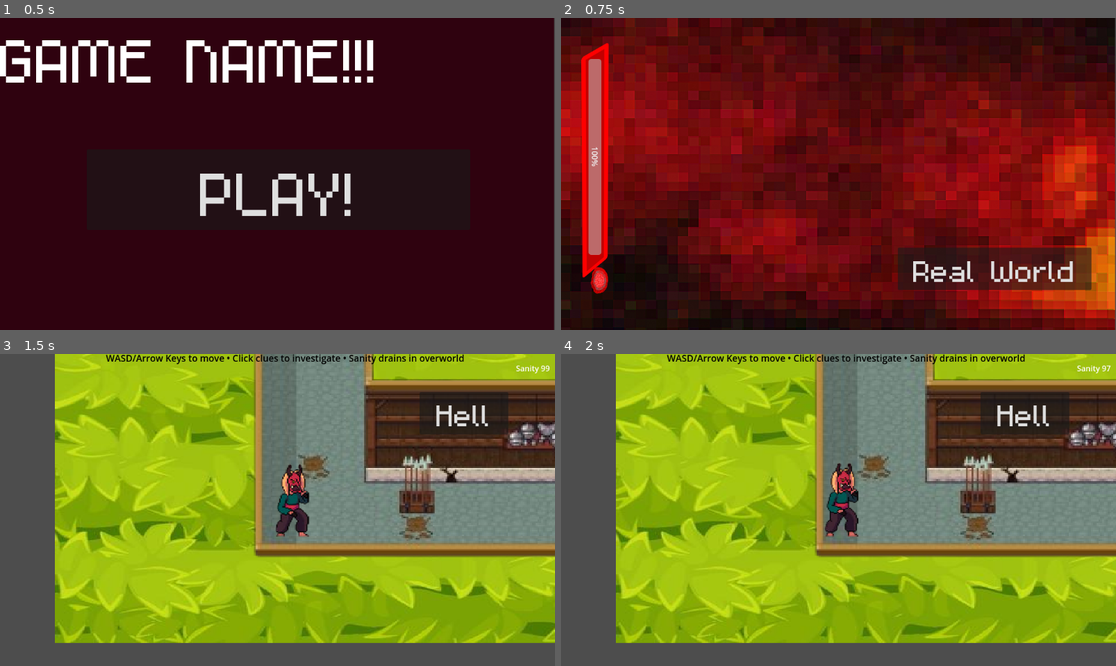
Above: before the commit, frames 1-4 (two rows, left to right).
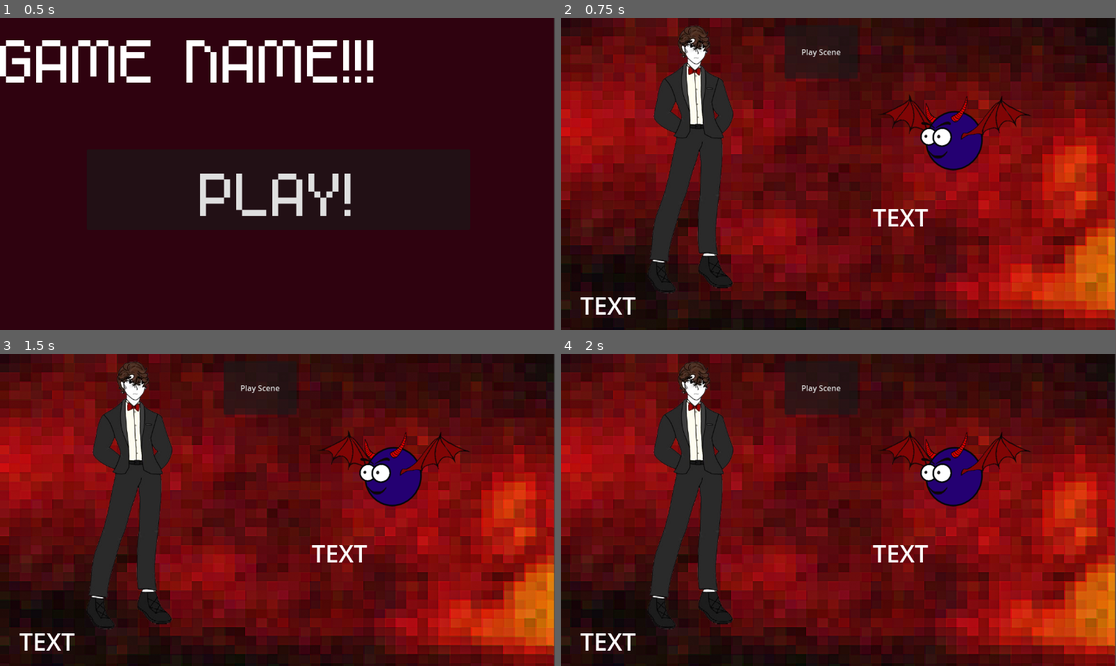
Above: after the commit, the same moments.

Repository: ShauryaVatsal/DaydreamGamejam
Game: Godot game, scene res://scenes/StartMenu.tscn
Two runs of this game, one before a commit and one after it. Both use one fixed random seed, a clock stepped at 60 frames per second and the inputs below.
Inputs (mouse positions are in pixels of both pictures, inside the frame that each line leads up to):
- Up to frame 1 (0.5 s): no input
- Up to frame 2 (0.75 s): click "PLAY!" at 0.5 s
- Up to frame 3 (1.5 s): click (432, 603) at 1.25 s, where only the run before the commit has a clickable "Real World"
- Up to frame 4 (2 s): no input

Frame 1 is identical in both runs. In frame 2, 19% of the frame differs, in the area x 3-96%, y 2-96%; in frame 3, 99%; in frame 4, 99%, in the area x 0-100%, y 0-100%.

Commit message:
did some more stuff yippee

Diff:
--- a/scenes/MainGame.tscn
+++ b/scenes/MainGame.tscn
@@ -1,13 +1,14 @@
-[gd_scene load_steps=58 format=3 uid="uid://ce7o6w3i6dmq2"]
+[gd_scene load_steps=39 format=3 uid="uid://ce7o6w3i6dmq2"]
 
 [ext_resource type="Script" uid="uid://cqrm4gnlqlgtl" path="res://scenes/sanity_label.gd" id="1_7f7ne"]
 [ext_resource type="Script" path="res://scenes/player.gd" id="1_t4bxf"]
 [ext_resource type="Texture2D" uid="uid://cwwqr6mv43s3r" path="res://assets/29a39f6d55f61dc9bd058ff5954629d8914ee249-removebg-preview.png" id="2_xej52"]
 [ext_resource type="Script" uid="uid://dh3t23mtam271" path="res://scenes/rooms.gd" id="3_1hpqh"]
 [ext_resource type="Texture2D" uid="uid://cb20rnhvc1spg" path="res://assets/seamless-texture-cartoon-grass-green-plants-pattern-for-wallpaper-illustration-backdrop-organic-background-for-the-game-gui-vector.jpg" id="3_t4bxf"]
-[ext_resource type="Texture2D" uid="uid://bbxt8gsj8kn8i" path="res://assets/flippedghots.png" id="3_x628s"]
-[ext_resource type="Texture2D" uid="uid://b83887wtw8y1t" path="res://assets/Free-Ghost-Pixel-Art-Sprite-Sheets2-Photoroom.png" id="4_x628s"]
+[ext_resource type="Texture2D" uid="uid://bomhsbkik2yjj" path="res://assets/neutral-removebg-preview.png" id="6_rtryj"]
+[ext_resource type="Texture2D" uid="uid://desbw88ejw1vj" path="res://assets/Walkgif-ezgif.com-gif-to-sprite-converter-removebg-preview.png" id="7_vs82q"]
 [ext_resource type="FontFile" uid="uid://bj50db75v5c4b" path="res://assets/pixelfont.ttf" id="8_7f7ne"]
+[ext_resource type="Texture2D" uid="uid://c6y25fxsj0q06" path="res://assets/Walkgif-ezgif.com-gif-to-sprite-converter-removebg-preview - Copy.png" id="8_qsiih"]
 [ext_resource type="Script" uid="uid://dgrk5xfdbttsw" path="res://scenes/worldbutton.gd" id="9_rtryj"]
 
 [sub_resource type="RectangleShape2D" id="RectangleShape2D_t4bxf"]
@@ -69,139 +70,41 @@
 [sub_resource type="RectangleShape2D" id="RectangleShape2D_r0bag"]
 size = Vector2(247, 126.5)
 
-[sub_resource type="AtlasTexture" id="AtlasTexture_7fyak"]
-atlas = ExtResource("4_x628s")
-region = Rect2(142, 0, 142, 170)
-
-[sub_resource type="AtlasTexture" id="AtlasTexture_fpdtd"]
-atlas = ExtResource("4_x628s")
-region = Rect2(284, 0, 142, 170)
-
-[sub_resource type="AtlasTexture" id="AtlasTexture_1hpqh"]
-atlas = ExtResource("4_x628s")
-region = Rect2(426, 0, 142, 170)
-
-[sub_resource type="AtlasTexture" id="AtlasTexture_7f7ne"]
-atlas = ExtResource("4_x628s")
-region = Rect2(568, 0, 142, 170)
-
-[sub_resource type="AtlasTexture" id="AtlasTexture_rtryj"]
-atlas = ExtResource("4_x628s")
-region = Rect2(710, 0, 142, 170)
-
-[sub_resource type="AtlasTexture" id="AtlasTexture_vs82q"]
-atlas = ExtResource("4_x628s")
-region = Rect2(142, 340, 142, 170)
-
-[sub_resource type="AtlasTexture" id="AtlasTexture_qsiih"]
-atlas = ExtResource("4_x628s")
-region = Rect2(284, 340, 142, 170)
-
 [sub_resource type="AtlasTexture" id="AtlasTexture_7d840"]
-atlas = ExtResource("4_x628s")
-region = Rect2(426, 340, 142, 170)
+atlas = ExtResource("7_vs82q")
+region = Rect2(0, 0, 258, 322)
 
 [sub_resource type="AtlasTexture" id="AtlasTexture_utvnp"]
-atlas = ExtResource("4_x628s")
-region = Rect2(568, 340, 142, 170)
+atlas = ExtResource("7_vs82q")
+region = Rect2(258, 0, 258, 322)
 
 [sub_resource type="AtlasTexture" id="AtlasTexture_vtnxl"]
-atlas = ExtResource("4_x628s")
-region = Rect2(710, 340, 142, 170)
+atlas = ExtResource("7_vs82q")
+region = Rect2(516, 0, 258, 322)
 
 [sub_resource type="AtlasTexture" id="AtlasTexture_16xnu"]
-atlas = ExtResource("4_x628s")
-region = Rect2(852, 340, 142, 170)
+atlas = ExtResource("8_qsiih")
+region = Rect2(516, 0, 258, 322)
 
 [sub_resource type="AtlasTexture" id="AtlasTexture_lupq4"]
-atlas = ExtResource("4_x628s")
-region = Rect2(994, 340, 142, 170)
-
-[sub_resource type="AtlasTexture" id="AtlasTexture_x628s"]
-atlas = ExtResource("4_x628s")
-region = Rect2(142, 340, 142, 170)
-
-[sub_resource type="AtlasTexture" id="AtlasTexture_jbbka"]
-atlas = ExtResource("4_x628s")
-region = Rect2(284, 340, 142, 170)
-
-[sub_resource type="AtlasTexture" id="AtlasTexture_31l0t"]
-atlas = ExtResource("4_x628s")
-region = Rect2(426, 340, 142, 170)
-
-[sub_resource type="AtlasTexture" id="AtlasTexture_nnwqk"]
-atlas = ExtResource("4_x628s")
-region = Rect2(568, 340, 142, 170)
-
-[sub_resource type="AtlasTexture" id="AtlasTexture_omf1d"]
-atlas = ExtResource("4_x628s")
-region = Rect2(710, 340, 142, 170)
-
-[sub_resource type="AtlasTexture" id="AtlasTexture_j5smc"]
-atlas = ExtResource("4_x628s")
-region = Rect2(852, 340, 142, 170)
-
-[sub_resource type="AtlasTexture" id="AtlasTexture_6oxnh"]
-atlas = ExtResource("4_x628s")
-region = Rect2(994, 340, 142, 170)
+atlas = ExtResource("8_qsiih")
+region = Rect2(258, 0, 258, 322)
 
 [sub_resource type="AtlasTexture" id="AtlasTexture_4h46e"]
-atlas = ExtResource("3_x628s")
-region = Rect2(142, 340, 142, 170)
-
-[sub_resource type="AtlasTexture" id="AtlasTexture_cf4d6"]
-atlas = ExtResource("3_x628s")
-region = Rect2(284, 340, 142, 170)
-
-[sub_resource type="AtlasTexture" id="AtlasTexture_r0bag"]
-atlas = ExtResource("3_x628s")
-region = Rect2(426, 340, 142, 170)
-
-[sub_resource type="AtlasTexture" id="AtlasTexture_hogh4"]
-atlas = ExtResource("3_x628s")
-region = Rect2(568, 340, 142, 170)
-
-[sub_resource type="AtlasTexture" id="AtlasTexture_i1eed"]
-atlas = ExtResource("3_x628s")
-region = Rect2(710, 340, 142, 170)
-
-[sub_resource type="AtlasTexture" id="AtlasTexture_av4dx"]
-atlas = ExtResource("3_x628s")
-region = Rect2(852, 340, 142, 170)
-
-[sub_resource type="AtlasTexture" id="AtlasTexture_0e2px"]
-atlas = ExtResource("3_x628s")
-region = Rect2(994, 340, 142, 170)
+atlas = ExtResource("8_qsiih")
+region = Rect2(0, 0, 258, 322)
 
 [sub_resource type="SpriteFrames" id="SpriteFrames_4h46e"]
 animations = [{
 "frames": [{
 "duration": 1.0,
-"texture": SubResource("AtlasTexture_7fyak")
-}, {
-"duration": 1.0,
-"texture": SubResource("AtlasTexture_fpdtd")
-}, {
-"duration": 1.0,
-"texture": SubResource("AtlasTexture_1hpqh")
-}, {
-"duration": 1.0,
-"texture": SubResource("AtlasTexture_7f7ne")
-}, {
-"duration": 1.0,
-"texture": SubResource("AtlasTexture_rtryj")
+"texture": ExtResource("6_rtryj")
 }],
 "loop": true,
 "name": &"Idle",
 "speed": 7.0
 }, {
 "frames": [{
-"duration": 1.0,
-"texture": SubResource("AtlasTexture_vs82q")
-}, {
-"duration": 1.0,
-"texture": SubResource("AtlasTexture_qsiih")
-}, {
 "duration": 1.0,
 "texture": SubResource("AtlasTexture_7d840")
 }, {
@@ -210,7 +113,12 @@
 }, {
 "duration": 1.0,
 "texture": SubResource("AtlasTexture_vtnxl")
+}],
+"loop": true,
+"name": &"Run",
+"speed": 8.0
 }, {
+"frames": [{
 "duration": 1.0,
 "texture": SubResource("AtlasTexture_16xnu")
 }, {
@@ -218,55 +126,11 @@
 "texture": SubResource("AtlasTexture_lupq4")
 }, {
 "duration": 1.0,
-"texture": SubResource("AtlasTexture_x628s")
-}, {
-"duration": 1.0,
-"texture": SubResource("AtlasTexture_jbbka")
-}, {
-"duration": 1.0,
-"texture": SubResource("AtlasTexture_31l0t")
-}, {
-"duration": 1.0,
-"texture": SubResource("AtlasTexture_nnwqk")
-}, {
-"duration": 1.0,
-"texture": SubResource("AtlasTexture_omf1d")
-}, {
-"duration": 1.0,
-"texture": SubResource("AtlasTexture_j5smc")
-}, {
-"duration": 1.0,
-"texture": SubResource("AtlasTexture_6oxnh")
-}],
-"loop": true,
-"name": &"Run",
-"speed": 8.0
-}, {
-"frames": [{
-"duration": 1.0,
 "texture": SubResource("AtlasTexture_4h46e")
-}, {
-"duration": 1.0,
-"texture": SubResource("AtlasTexture_cf4d6")
-}, {
-"duration": 1.0,
-"texture": SubResource("AtlasTexture_r0bag")
-}, {
-"duration": 1.0,
-"texture": SubResource("AtlasTexture_hogh4")
-}, {
-"duration": 1.0,
-"texture": SubResource("AtlasTexture_i1eed")
-}, {
-"duration": 1.0,
-"texture": SubResource("AtlasTexture_av4dx")
-}, {
-"duration": 1.0,
-"texture": SubResource("AtlasTexture_0e2px")
 }],
 "loop": true,
 "name": &"runback",
-"speed": 9.0
+"speed": 3.0
 }]
 
 [sub_resource type="CapsuleShape2D" id="CapsuleShape2D_x628s"]
@@ -734,13 +598,13 @@
 
 [node name="PlayerSprite" type="AnimatedSprite2D" parent="Player"]
 z_index = 1
-position = Vector2(-399.75, 215.54578)
-scale = Vector2(0.72887325, 0.72887325)
+position = Vector2(-373.97513, 194.40999)
+scale = Vector2(0.2770214, 0.2509878)
 sprite_frames = SubResource("SpriteFrames_4h46e")
 animation = &"Idle"
 
 [node name="PlayerCollision" type="CollisionShape2D" parent="Player"]
-position = Vector2(-387, 224)
+position = Vector2(-374, 199)
 shape = SubResource("CapsuleShape2D_x628s")
 
 [node name="Camera2D" type="Camera2D" parent="Player"]
--- /dev/null
+++ b/scenes/anim.gd
@@ -0,0 +1,41 @@
+extends Node
+
+@onready var MC = $MC
+@onready var MC_label = $MC/Label
+@onready var Devil = $Devil
+@onready var Devil_label = $Devil/Label
+
+func make_one_talk(text, duration):
+	MC.play("Talk")
+	$Timer.start(duration)
+	MC_label.text = text
+	await $Timer.timeout
+	MC.stop()
+	MC_label.text = ""
+
+func make_two_talk(text, duration):
+	Devil.play("default")
+	$Timer.start(duration)
+	Devil_label.text = text
+	await $Timer.timeout
+	Devil.stop()
+	Devil_label.text = ""
+
+func foo():
+	$Button.visible = false
+	make_two_talk("Welcome to hell!", 4)
+	$Timer.start(4)
+	await $Timer.timeout
+	make_one_talk("How do I go back?", 4)
+	$Timer.start(4)
+	await $Timer.timeout
+	make_two_talk("Find out your killer by going to the real world and finding clues", 4)
+	$Timer.start(4)
+	await $Timer.timeout
+	make_two_talk("Be careful! You might go insane.", 4)
+	$Timer.start(4)
+	await $Timer.timeout
+	get_tree().change_scene_to_file("res://scenes/hell.tscn")
+
+func _ready():
+	$Button.pressed.connect(foo)
--- /dev/null
+++ b/scenes/cutscene_anim.tscn
@@ -0,0 +1,91 @@
+[gd_scene load_steps=10 format=3 uid="uid://c7tqfgbychqcd"]
+
+[ext_resource type="Script" uid="uid://u07p5p02372n" path="res://scenes/anim.gd" id="1_b4a42"]
+[ext_resource type="Texture2D" uid="uid://b4wo2lt55qfkk" path="res://assets/hellbg.jpg" id="2_mnr8o"]
+[ext_resource type="Texture2D" uid="uid://bomhsbkik2yjj" path="res://assets/neutral-removebg-preview.png" id="3_iuvvr"]
+[ext_resource type="Texture2D" uid="uid://bwc2tdon823xo" path="res://assets/neutral_talk-removebg-preview.png" id="4_uudu6"]
+[ext_resource type="Texture2D" uid="uid://bt052b628i21w" path="res://assets/devil1 (1).png" id="5_bus7m"]
+[ext_resource type="Texture2D" uid="uid://nvsmu3kfk3ut" path="res://assets/devil1 (3).png" id="6_3lvlf"]
+[ext_resource type="Texture2D" uid="uid://cmhyv8jgkgwya" path="res://assets/devil1 (2).png" id="7_54kkm"]
+
+[sub_resource type="SpriteFrames" id="SpriteFrames_fqo8s"]
+animations = [{
+"frames": [{
+"duration": 1.0,
+"texture": ExtResource("3_iuvvr")
+}, {
+"duration": 1.0,
+"texture": ExtResource("4_uudu6")
+}],
+"loop": true,
+"name": &"Talk",
+"speed": 5.0
+}]
+
+[sub_resource type="SpriteFrames" id="SpriteFrames_dsjru"]
+animations = [{
+"frames": [{
+"duration": 1.0,
+"texture": ExtResource("5_bus7m")
+}, {
+"duration": 1.0,
+"texture": ExtResource("6_3lvlf")
+}, {
+"duration": 1.0,
+"texture": ExtResource("7_54kkm")
+}],
+"loop": true,
+"name": &"default",
+"speed": 5.0
+}]
+
+[node name="CutsceneAnim" type="Node2D"]
+
+[node name="Node" type="Node" parent="."]
+script = ExtResource("1_b4a42")
+
+[node name="BackGround" type="TextureRect" parent="Node"]
+z_index = -1
+offset_right = 1150.0
+offset_bottom = 650.0
+texture = ExtResource("2_mnr8o")
+expand_mode = 1
+metadata/_edit_use_anchors_ = true
+
+[node name="MC" type="AnimatedSprite2D" parent="Node"]
+position = Vector2(284, 291)
+sprite_frames = SubResource("SpriteFrames_fqo8s")
+animation = &"Talk"
+
+[node name="Label" type="Label" parent="Node/MC"]
+offset_left = -244.0
+offset_top = 271.0
+offset_right = -26.0
+offset_bottom = 340.0
+theme_override_font_sizes/font_size = 50
+text = "TEXT"
+
+[node name="Devil" type="AnimatedSprite2D" parent="Node"]
+position = Vector2(817, 201)
+sprite_frames = SubResource("SpriteFrames_dsjru")
+frame = 2
+frame_progress = 0.3342809
+
+[node name="Label" type="Label" parent="Node/Devil"]
+offset_left = -170.0
+offset_top = 178.0
+offset_right = 289.0
+offset_bottom = 381.0
+theme_override_font_sizes/font_size = 50
+text = "TEXT"
+autowrap_mode = 3
+
+[node name="Timer" type="Timer" parent="Node"]
+one_shot = true
+
+[node name="Button" type="Button" parent="Node"]
+offset_left = 464.0
+offset_top = 15.0
+offset_right = 616.0
+offset_bottom = 126.0
+text = "Play Scene"
--- /dev/null
+++ b/scenes/devil_talk script.gd
@@ -0,0 +1 @@
+extends AnimatedSprite2D
--- a/scenes/hell.tscn
+++ b/scenes/hell.tscn
@@ -53,5 +53,3 @@
 theme_override_font_sizes/font_size = 100
 text = "Real World"
 script = ExtResource("5_71pqw")
-
-[node name="AnimationPlayer" type="AnimationPlayer" parent="."]
--- a/scenes/play.gd
+++ b/scenes/play.gd
@@ -4,4 +4,4 @@
 	pressed.connect(play)
 
 func play():
-	get_tree().change_scene_to_file("res://scenes/hell.tscn")
+	get_tree().change_scene_to_file("res://scenes/cutscene_anim.tscn")
Binary file added: assets/Walkgif-ezgif.com-gif-to-sprite-converter-removebg-preview - Copy.png
Not shown, added: assets/Walkgif-ezgif.com-gif-to-sprite-converter-removebg-preview - Copy.png.import
Binary file added: assets/Walkgif-ezgif.com-gif-to-sprite-converter-removebg-preview.png
Not shown, added: assets/Walkgif-ezgif.com-gif-to-sprite-converter-removebg-preview.png.import
Binary file added: assets/devil1 (1).png
Not shown, added: assets/devil1 (1).png.import
Binary file added: assets/devil1 (2).png
Not shown, added: assets/devil1 (2).png.import
Binary file added: assets/devil1 (3).png
Not shown, added: assets/devil1 (3).png.import
Binary file added: assets/frame_0_delay-0.33s.gif
Binary file added: assets/frame_1_delay-0.33s.gif
(and 7 more such lines)
